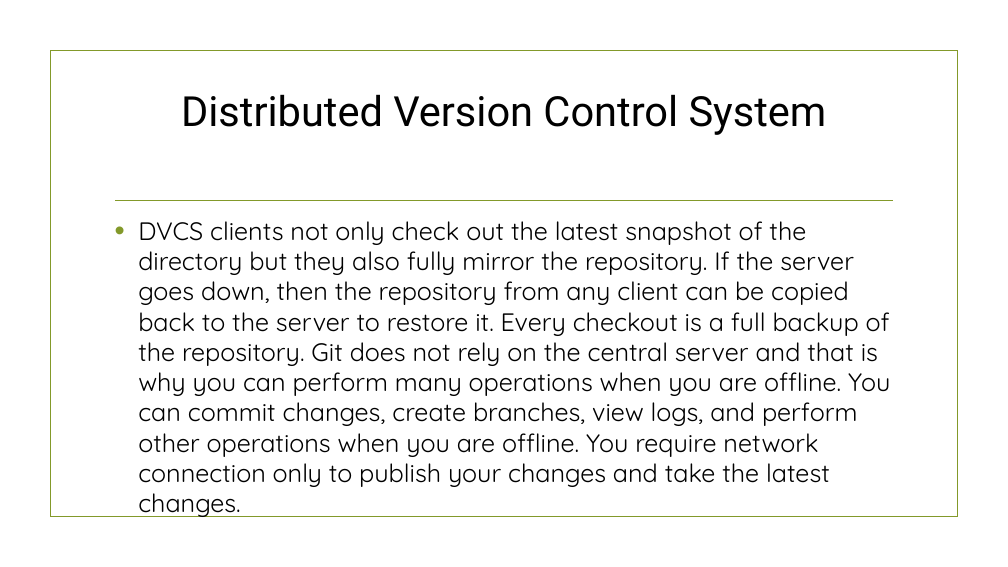
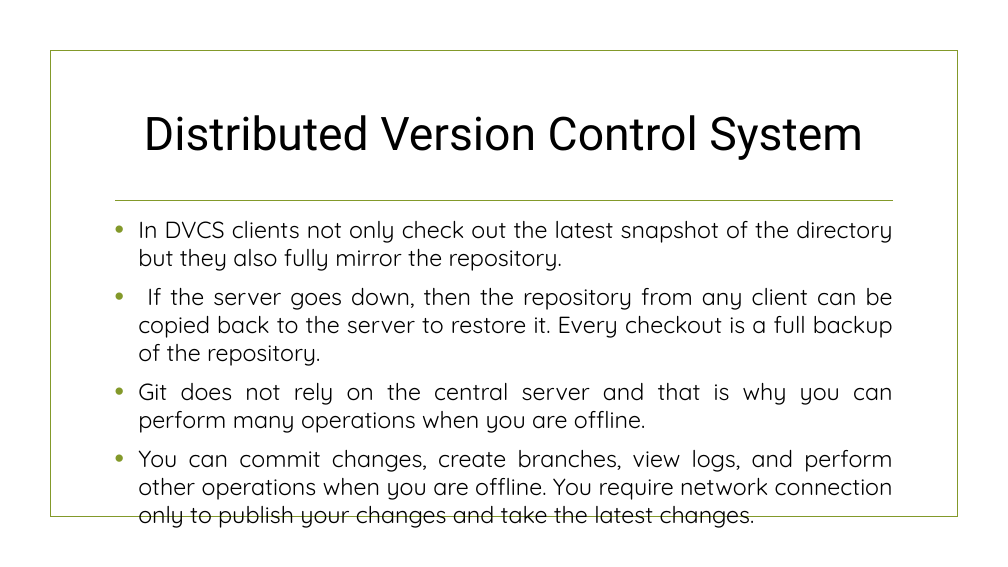
Before and after one commit to amishagupta-11/LearnGit, a slide deck: slide 8 of git.pptx (slide 4 before the commit). Drawn at 1008x567 pixels with LibreOffice and Linux fonts; fonts in the diff are those of the drawing; background and template pictures are left out. Boxes give left, top, right and bottom in pixels: in the first picture for what was removed or moved away, otherwise in the second. Text is boxed around its words. In the diff, an @@ line names an element or a change of style, - is before the commit and + after.

```diff
--- a/git.pptx
+++ b/git.pptx
@@ title "Distributed Version Control System" at (144, 115, 863, 160): size 39.6 to 44.1 pt @@
@@ text at (138, 221, 893, 500): text changed; size 24 to 22.2 pt @@
-• DVCS clients not only check out the latest snapshot of the directory but they also fully mirror the repository. If the server goes down, then the repository from any client can be copied back to the server to restore it. Every checkout is a full backup of the repository. Git does not rely on the central server and that is why you can perform many operations when you are offline. You can commit changes, create branches, view logs, and perform other operations when you are offline. You require network connection only to publish your changes and take the latest changes.
+• In DVCS clients not only check out the latest snapshot of the directory but they also fully mirror the repository.
+• If the server goes down, then the repository from any client can be copied back to the server to restore it. Every checkout is a full backup of the repository.
+• Git does not rely on the central server and that is why you can perform many operations when you are offline.
+• You can commit changes, create branches, view logs, and perform other operations when you are offline. You require network connection only to publish your changes and take the latest changes.
```
Also in this commit, not shown: 6 other slides changed, 34 slides added.
